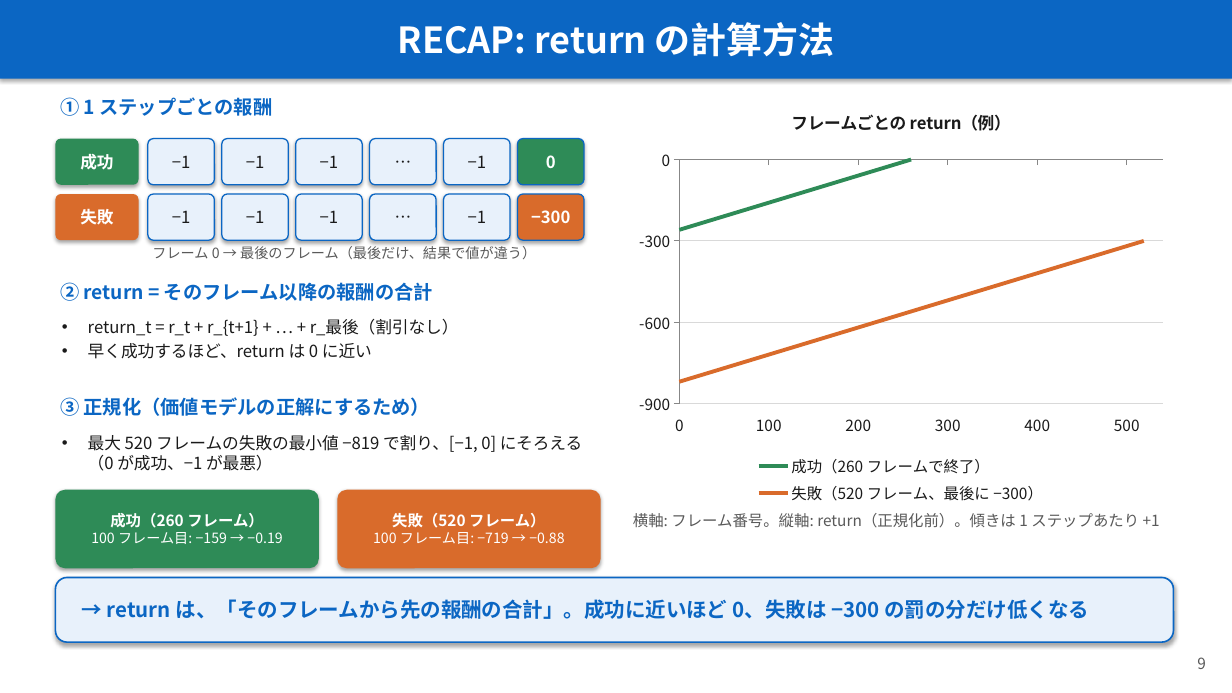
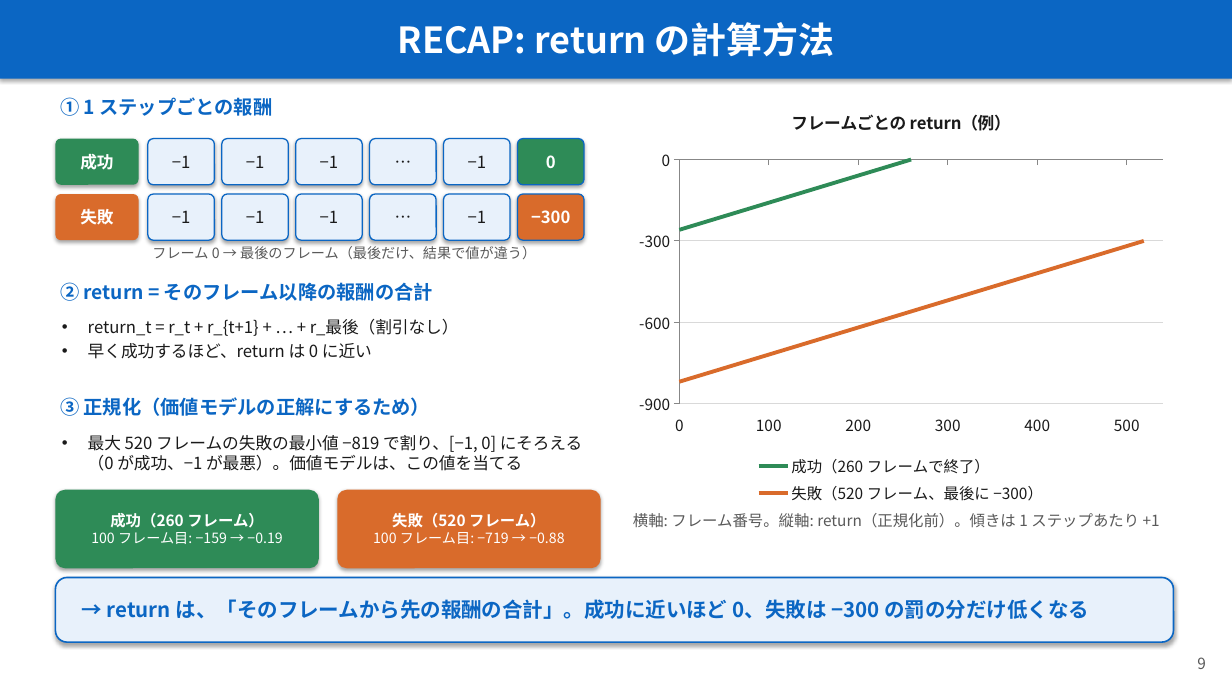
Before and after one commit to Junhand/libero_RL, a slide deck: slide 9 of docs/RECAP_STEAM_RLToken.pptx. Drawn at 1232x693 pixels with LibreOffice and Linux fonts; fonts in the diff are those of the drawing. Boxes give left, top, right and bottom in pixels: in the first picture for what was removed or moved away, otherwise in the second. Text is boxed around its words. In the diff, an @@ line names an element or a change of style, - is before the commit and + after.

```diff
--- a/docs/RECAP_STEAM_RLToken.pptx
+++ b/docs/RECAP_STEAM_RLToken.pptx
@@ text at bbox=[88, 435, 582, 471]: text changed @@
-• 最大 520 フレームの失敗の最小値 −819 で割り、[−1, 0] にそろえる（0 が成功、−1 が最悪）
+• 最大 520 フレームの失敗の最小値 −819 で割り、[−1, 0] にそろえる（0 が成功、−1 が最悪）。価値モデルは、この値を当てる
```
Also in this commit, not shown: 22 other slides changed, 1 slide added, 1 other file.
